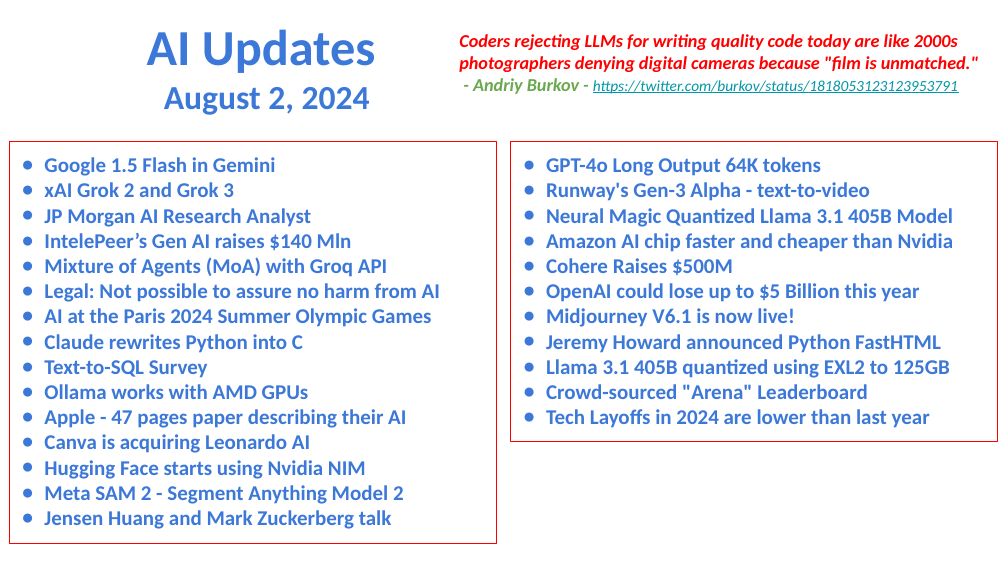
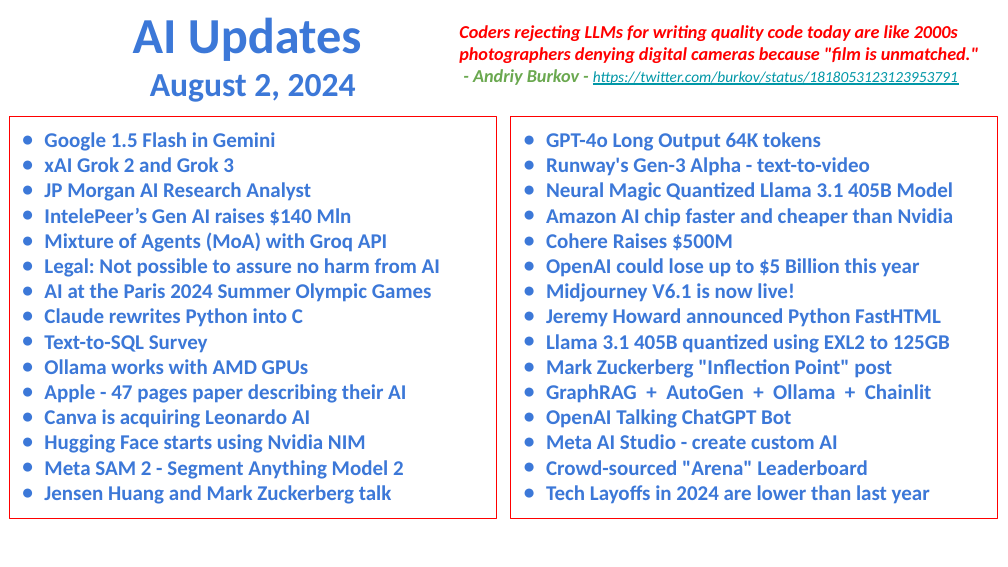
Before and after one commit to lselector/seminar, a slide deck: slide 1 of 2024/2024-08-02-AI-Updates.pptx. Drawn at 1008x567 pixels with LibreOffice and Linux fonts; fonts in the diff are those of the drawing. Boxes give left, top, right and bottom in pixels: in the first picture for what was removed or moved away, otherwise in the second. Text is boxed around its words. In the diff, an @@ line names an element or a change of style, - is before the commit and + after.

```diff
--- a/2024/2024-08-02-AI-Updates.pptx
+++ b/2024/2024-08-02-AI-Updates.pptx
@@ text "AI Updates" moved from (x1=147, y1=29, x2=376, y2=115) to (x1=133, y1=17, x2=362, y2=102) @@
@@ text "Coders rejecting LLMs for writing ..." moved from (x1=459, y1=34, x2=979, y2=94) to (x1=459, y1=25, x2=979, y2=85) @@
@@ rectangle "Google 1.5 Flash in Gemini" moved from (x1=9, y1=141, x2=496, y2=543) to (x1=9, y1=116, x2=496, y2=518) @@
@@ rectangle "GPT-4o Long Output 64K tokens" resized from (x1=511, y1=141, x2=998, y2=442) to (x1=511, y1=116, x2=998, y2=518) @@
@@ text in rectangle at (x1=546, y1=359, x2=932, y2=449): paragraphs added @@
+● Mark Zuckerberg "Inflection Point" post
+● GraphRAG + AutoGen + Ollama + Chainlit
+● OpenAI Talking ChatGPT Bot
+● Meta AI Studio - create custom AI
```
Also in this commit, not shown: 1 other slide changed, 1 slide added.
